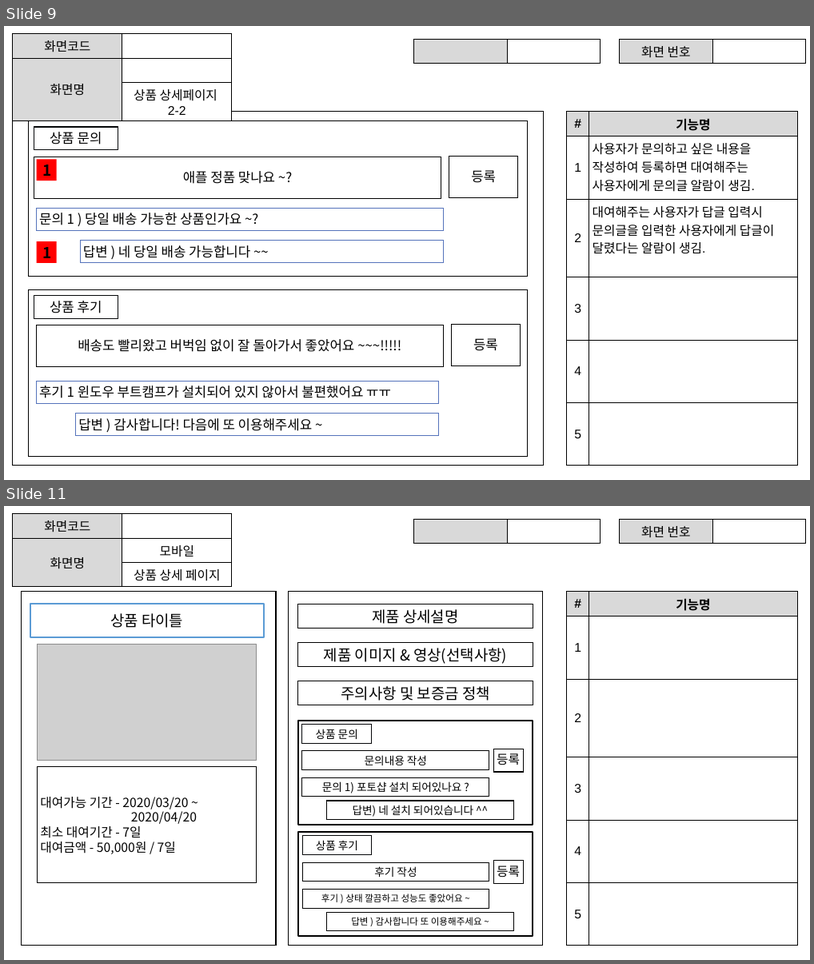
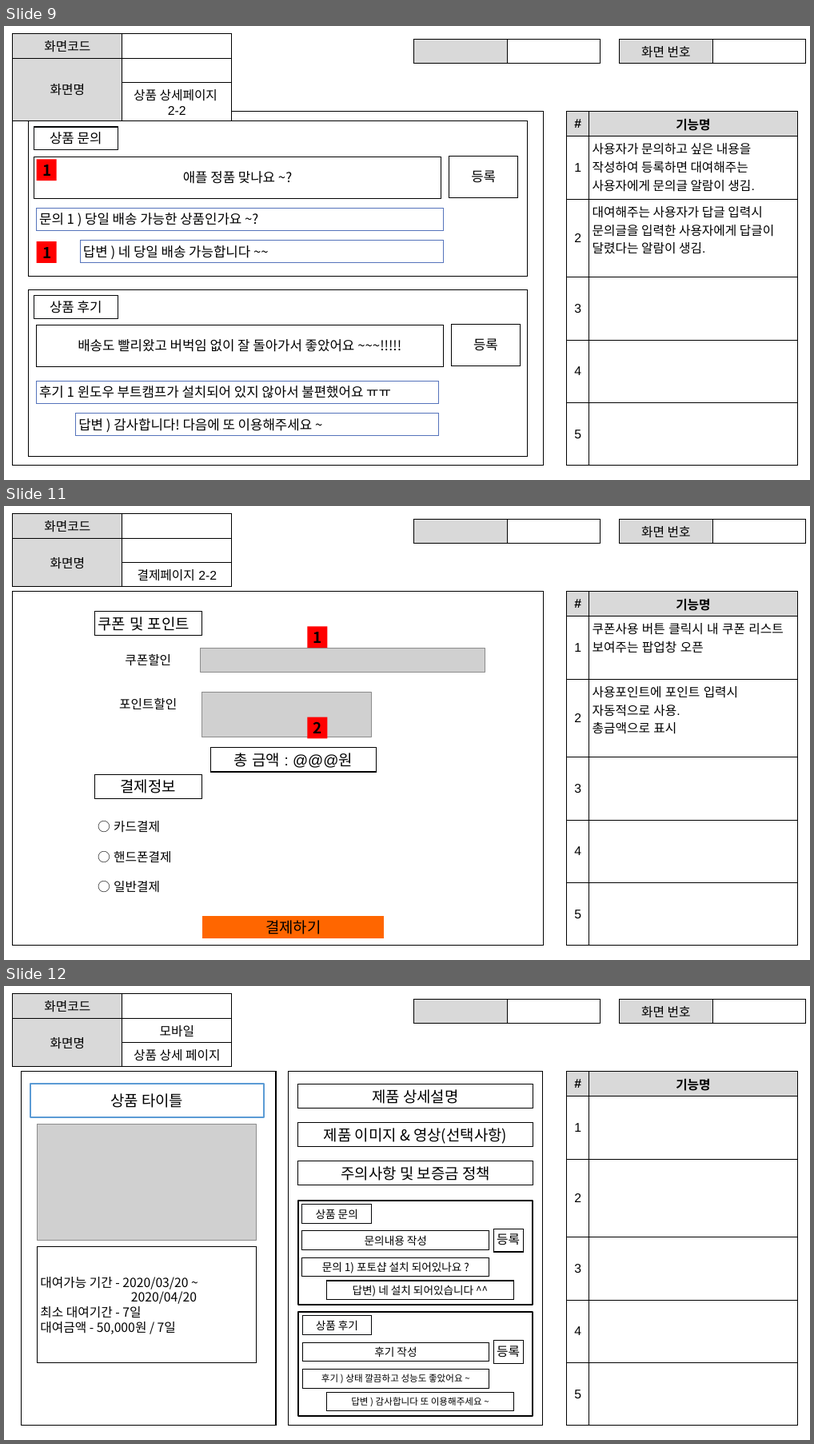
Before and after one commit to ezenteam2/RentalEquip, a slide deck: 0 발표용 파워포인트/project04 - 파워포인트 종합 - 용승.pptx. Shown one above the other, each under a label of ours: slides 9 and 11 before the commit, slides 9, 11 and 12 after it; the slides between them are not shown. The pictures are 814x964 and 814x1444 pixels, drawn with LibreOffice and Linux fonts; fonts in the diff are those of the drawing; grey boxes stand for pictures. Boxes give left, top, right and bottom in pixels: in the first picture for what was removed or moved away, otherwise in the second. Text is boxed around its words. In the diff, an @@ line names an element or a change of style, - is before the commit and + after.

Commit message:
화면설계서

```diff
--- a/0 발표용 파워포인트/project04 - 파워포인트 종합 - 용승.pptx
+++ b/0 발표용 파워포인트/project04 - 파워포인트 종합 - 용승.pptx
@@ slide 11 added at <box>4,506,810,960</box>, background #FFFFFF @@
@@ table added at <box>13,514,231,584</box>, 3 rows, 2 columns @@
+화면코드 | 
+화면명 | 
+ | 결제페이지 2-2
@@ table added at <box>414,520,601,540</box>, 1 rows, 2 columns @@
+ | 
@@ table added at <box>620,520,806,540</box>, 1 rows, 2 columns @@
+화면 번호 | 
@@ rectangle added at <box>13,592,544,945</box>, fill #FFFFFF, outline #000000 1 pt @@
@@ table added at <box>567,592,798,945</box>, 6 rows, 2 columns @@
+# | 기능명
+1 | 쿠폰사용 버튼 클릭시 내 쿠폰 리스트 보여주는 팝업창 오픈
+2 | 사용포인트에 포인트 입력시 자동적으로 사용. / 총금액으로 표시
+3 | 
+4 | 
+5 | 
@@ rectangle added at <box>94,612,202,636</box>, outline #000000 1 pt, 18 pt, text #000000 @@
+쿠폰 및 포인트
@@ picture added at <box>201,648,486,672</box> @@
@@ rectangle added at <box>308,626,328,648</box>, fill #FF0000 @@
@@ text added at <box>314,632,322,643</box>, 18 pt, text #000000, bold @@
+1
@@ text added at <box>125,654,171,666</box>, 15 pt, text #000000 @@
+쿠폰할인
@@ picture added at <box>202,692,371,737</box> @@
@@ text added at <box>119,698,177,709</box>, 15 pt, text #000000 @@
+포인트할인
@@ rectangle added at <box>308,717,328,738</box>, fill #FF0000 @@
@@ text added at <box>314,721,322,733</box>, 18 pt, text #000000, bold @@
+2
@@ rectangle added at <box>211,748,377,772</box>, outline #000000 1 pt, 18 pt, text #000000 @@
+총 금액 : @@@원
@@ rectangle added at <box>94,774,202,798</box>, outline #000000 1 pt, 18 pt, text #000000 @@
+결제정보
@@ text added at <box>114,820,171,892</box>, 15 pt, text #000000 @@
+○ 카드결제
+○ 핸드폰결제
+○ 일반결제
@@ rectangle added at <box>202,915,385,939</box>, fill #FF6600, outline #FFFFFF 2 pt, 18 pt, text #000000 @@
+결제하기
@@ what was slide 11 is now slide 12 @@
```
Also in this commit, not shown: 1 slide changed, 1 other file.
